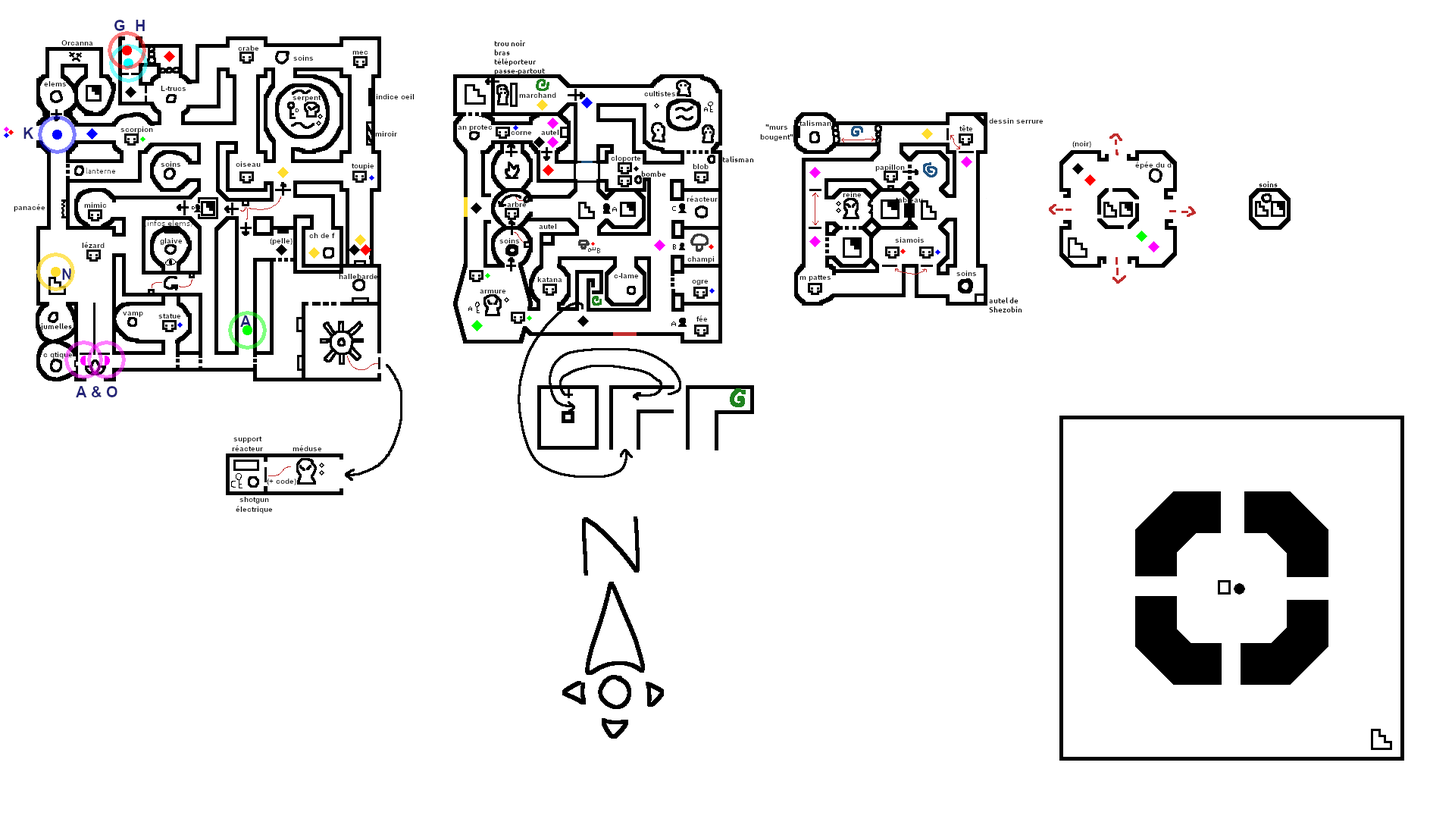
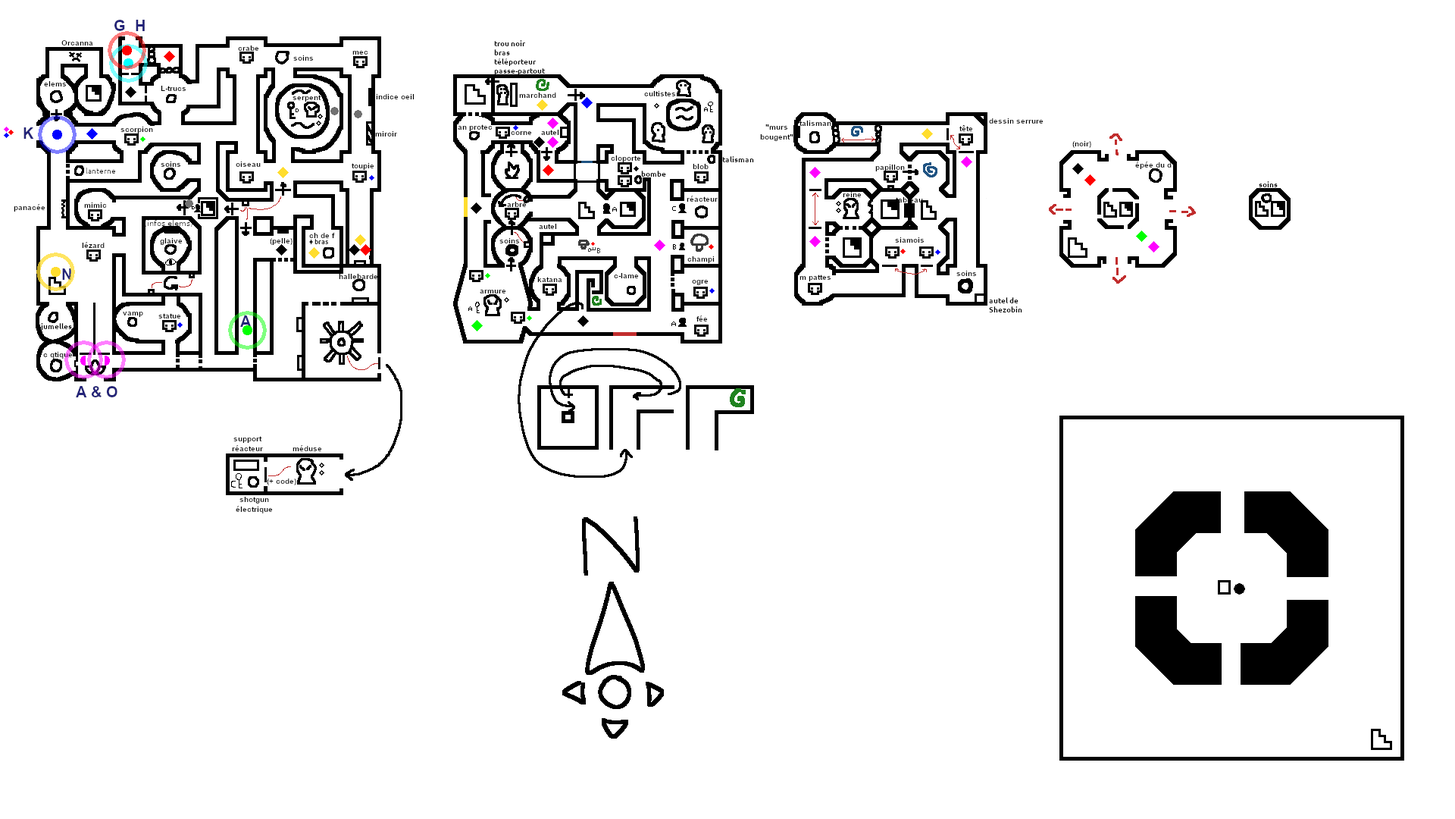
Before/after of a 1455px x 819px layered artwork. What changed in the layer stack:
added layer "limace-tortue" in group "Touristes" over 353, 109, 363, 119
added layer "prisonnier 3" in group "Touristes" over 184, 199, 194, 208
added layer "prisonnière 2" in group "Touristes" over 330, 106, 339, 116
painted on "Background" over 309, 238, 329, 245
